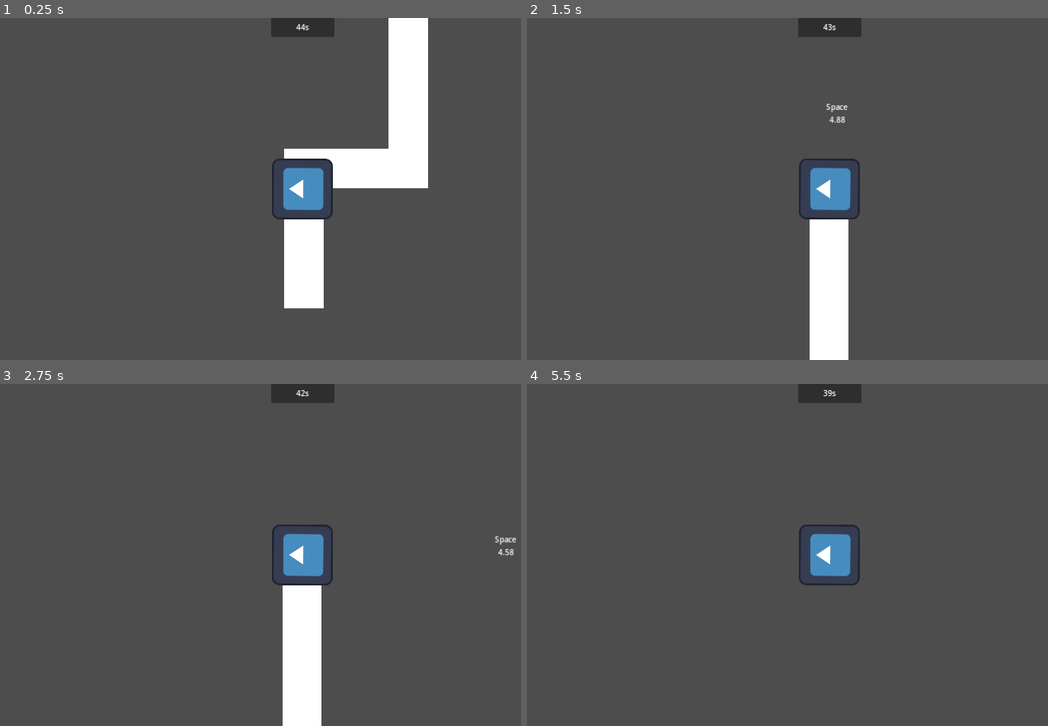
Above: before the commit, frames 1-4 (two rows, left to right).
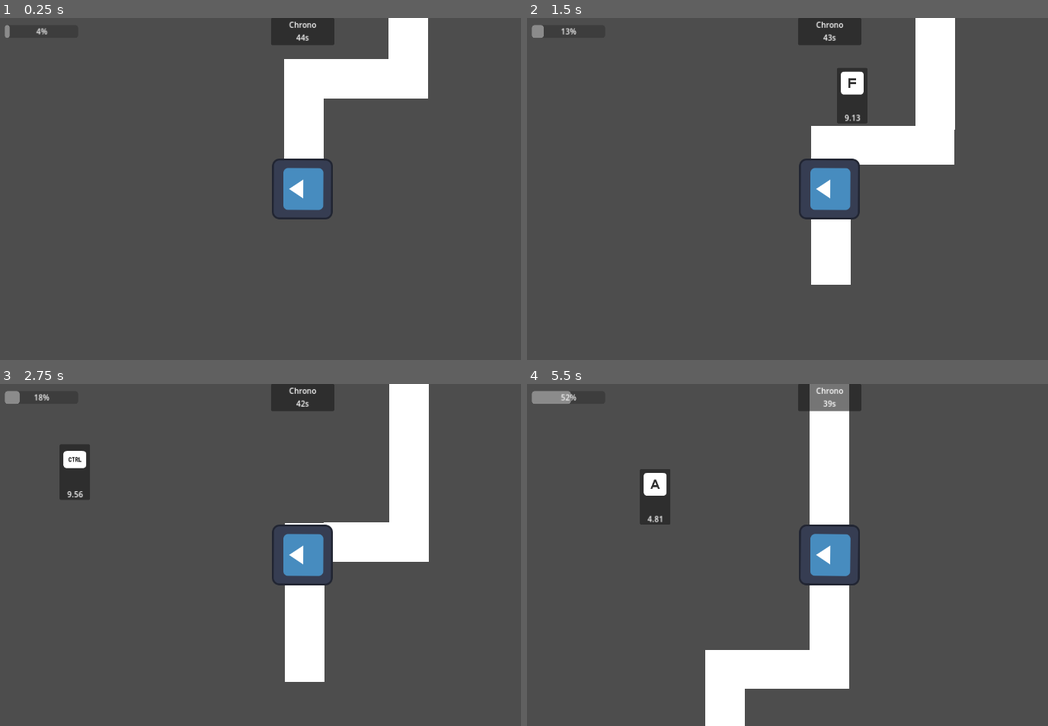
Above: after the commit, the same moments.

Repository: FiFolker/Mazespin
Game: Godot game, scene res://main.tscn
Two runs of this game, one before a commit and one after it. Both use one fixed random seed, a clock stepped at 60 frames per second and the inputs below. The engine's default icon, where the game draws it, is replaced by a stand-in: a white triangle on a blue panel in a dark square.
Inputs:
- Up to frame 1 (0.25 s): no input
- Up to frame 2 (1.5 s): tap A (current_qte, bound only before the commit) at 1.35 s
- Up to frame 3 (2.75 s): tap F (current_qte, bound only after the commit) at 1.55 s; hold Shift (current_qte, bound only after the commit) from 2.03 s (still down); tap Space (current_qte, bound only before the commit) at 2.3 s
- Up to frame 4 (5.5 s): release Shift (current_qte, bound only after the commit) at 2.78 s; tap Space (current_qte, bound only before the commit) at 2.85 s; tap Ctrl (current_qte, bound only after the commit) at 3.05 s; hold A (current_qte, bound only after the commit) 3.53-4.28 s

The runs differ from the first frame. In frame 1, 9.1% of the frame differs, in the area x 0-83%, y 1-85%; in frame 2, 8.6%; in frame 3, 8.0%; in frame 4, 9.8%, in the area x 0-65%, y 0-100%.

Commit message:
separation of qte display and qte area and the game work with multiples area, it's already playable (nice)

Diff:
--- a/Scenes/qte_area.tscn
+++ b/Scenes/qte_area.tscn
@@ -1,9 +1,9 @@
 [gd_scene load_steps=3 format=3 uid="uid://xr0cftkymv3u"]
 
-[ext_resource type="Script" path="res://Scripts/qte.gd" id="1_fv0a8"]
+[ext_resource type="Script" path="res://Scripts/qte/qte.gd" id="1_fv0a8"]
 
 [sub_resource type="RectangleShape2D" id="RectangleShape2D_6qvft"]
-size = Vector2(232, 42)
+size = Vector2(50, 50)
 
 [node name="QTEArea" type="Area2D"]
 script = ExtResource("1_fv0a8")
@@ -12,30 +12,10 @@
 [node name="CollisionShape2D" type="CollisionShape2D" parent="."]
 shape = SubResource("RectangleShape2D_6qvft")
 
-[node name="QTEDisplay" type="Control" parent="."]
-z_index = 99
-layout_mode = 3
-anchors_preset = 0
-offset_right = 40.0
-offset_bottom = 40.0
-
-[node name="VBoxContainer" type="VBoxContainer" parent="QTEDisplay"]
-layout_mode = 0
-offset_right = 40.0
-offset_bottom = 40.0
-
-[node name="KeyInfo" type="Label" parent="QTEDisplay/VBoxContainer"]
-unique_name_in_owner = true
-layout_mode = 2
-horizontal_alignment = 1
-
-[node name="RemainingTime" type="Label" parent="QTEDisplay/VBoxContainer"]
-unique_name_in_owner = true
-layout_mode = 2
-horizontal_alignment = 1
-
 [node name="QTETimer" type="Timer" parent="."]
 wait_time = 5.0
 
+[connection signal="area_entered" from="." to="." method="_on_area_entered"]
+[connection signal="area_exited" from="." to="." method="_on_area_exited"]
 [connection signal="qte_done" from="." to="." method="_on_qte_done"]
 [connection signal="timeout" from="QTETimer" to="." method="_on_qte_timer_timeout"]
--- /dev/null
+++ b/Scenes/qte_display.tscn
@@ -0,0 +1,29 @@
+[gd_scene load_steps=2 format=3 uid="uid://bvfxnyqtgg3ge"]
+
+[ext_resource type="Script" path="res://Scripts/qte/qte_display.gd" id="1_w0h3h"]
+
+[node name="CanvasLayer" type="CanvasLayer"]
+script = ExtResource("1_w0h3h")
+
+[node name="QTEDisplay" type="PanelContainer" parent="."]
+offset_right = 1.0
+offset_bottom = 54.0
+
+[node name="VBoxContainer" type="VBoxContainer" parent="QTEDisplay"]
+layout_mode = 2
+
+[node name="KeyPng" type="TextureRect" parent="QTEDisplay/VBoxContainer"]
+unique_name_in_owner = true
+layout_mode = 2
+
+[node name="KeyInfo" type="Label" parent="QTEDisplay/VBoxContainer"]
+unique_name_in_owner = true
+layout_mode = 2
+horizontal_alignment = 1
+vertical_alignment = 1
+
+[node name="RemainingTime" type="Label" parent="QTEDisplay/VBoxContainer"]
+unique_name_in_owner = true
+layout_mode = 2
+horizontal_alignment = 1
+vertical_alignment = 1
--- a/Scripts/gui.gd
+++ b/Scripts/gui/gui.gd
@@ -9,7 +9,7 @@
 
 
 # Called every frame. 'delta' is the elapsed time since the previous frame.
-func _process(delta):
+func _process(delta:float):
 	timer_label.text = array_to_min_and_sec_string(convert_sec_in_min(timer.time_left))
 
 func convert_sec_in_min(sec:float)->Array[int]:
@@ -27,5 +27,4 @@
 
 
 func _on_timer_timeout():
-	print("End of the game")
 	Engine.time_scale = 0
--- /dev/null
+++ b/Scripts/gui/progression.gd
@@ -0,0 +1,12 @@
+extends ProgressBar
+
+@onready var path_follow_2d : PathFollow2D = %PathFollow2D
+
+# Called when the node enters the scene tree for the first time.
+func _ready():
+	self.value = path_follow_2d.progress_ratio * 100
+
+
+# Called every frame. 'delta' is the elapsed time since the previous frame.
+func _process(delta:float):
+	self.value = path_follow_2d.progress_ratio * 100
--- a/Scripts/qte.gd
+++ b/Scripts/qte/qte.gd
@@ -2,12 +2,24 @@
 class_name QTEArea
 
 signal qte_done
-signal qte_win
-signal qte_lose
+signal qte_success
+signal qte_failure
 
 @export var number_of_qte:int
-@onready var key_info = %KeyInfo
-@onready var remaining_time = %RemainingTime
+
+# to display graphic with touch and time to press it
+const QTE_DISPLAY = preload("res://Scenes/qte_display.tscn")
+var qte_info : QTEDisplay
+
+var in_progress:bool = false
+
+# idk but smth like that so the timer isn't always the same and it depends of the difficulty
+# idk if i put difficulty as an option in the menu or it depends of the progression of the player
+# the more far you're are the more it's quick ???
+enum DIFFICULTY {EASY=10, MEDIUM=5, HARD=1}
+@export var difficulty : DIFFICULTY = DIFFICULTY.EASY
+
+@onready var qte_timer = $QTETimer
 
 var index_qte : int = 0
 var camera:Camera2D
@@ -18,6 +30,11 @@
 func _ready() -> void:
 	# define qte action name
 	action_name = "qte_" + OptionsValues.get_platform_as_string().to_lower()
+
+	print(InputMap.action_get_events("current_qte"))
+
+	#define timer in function of the difficulty (i have to think deeply about the difficulty)
+	qte_timer.wait_time = difficulty
 
 	# Search cameras in group "cameras"
 	camera = null
@@ -30,33 +47,29 @@
 		print("Aucune caméra trouvée dans le groupe 'cameras'")
 		return
 
-func _process(delta:float) -> void:
-	if $QTETimer.time_left > 0:
-		remaining_time.text = str($QTETimer.time_left).pad_decimals(2)
-
 func _input(event:InputEvent) -> void:
-	if event.is_action_pressed("current_qte"):
+	if event.is_action_pressed("current_qte") && in_progress:
 		clear_qte()
 		qte_done.emit()
 
 #region QTE management
 func generate_qte() -> void:
 	index_qte += 1
-	$QTEDisplay.global_position = rand_position_on_cam()
 	var key : InputEvent = get_random_key_from_pool()
-	key_info.text = key.as_text()
 	InputMap.action_add_event("current_qte", key)
-	$QTETimer.start()
+	qte_display(key.as_text(), qte_timer)
+	qte_timer.start()
+
+func qte_display(key_text:String, timer_reference:Timer) -> void:
+	qte_info = QTE_DISPLAY.instantiate()
+	qte_info.setup(key_text, timer_reference)
+	get_tree().root.add_child(qte_info)
 
 func clear_qte() -> void:
-	$QTETimer.stop()
-	key_info.text = ""
-	remaining_time.text = ""
+	qte_info.queue_free()
+	qte_timer.stop()
 	InputMap.action_erase_events("current_qte")
-	print(InputMap.action_get_events("current_qte"))
 #endregion
-
-func rand_position_on_cam() -> Vector2:
 	# Get the position x and y of the origin of the cam (top left btw)
 	var cam_pos_x : float = camera.get_screen_center_position().x - (get_viewport_rect().size.x/2)
 	var cam_pos_y : float = camera.get_screen_center_position().y - (get_viewport_rect().size.y/2)
@@ -72,13 +85,23 @@
 	var random_event : InputEvent = keys[random_index]
 	return random_event
 
+func get_area_size() -> Vector2:
+	if !($CollisionShape2D.shape is RectangleShape2D):
+		return Vector2.ZERO
+	return $CollisionShape2D.shape.size * self.scale
 
 func _on_qte_timer_timeout() -> void:
 	clear_qte()
-	qte_lose.emit()
+	qte_failure.emit()
 
 func _on_qte_done() -> void:
 	if index_qte < number_of_qte:
 		generate_qte()
 	else:
-		qte_win.emit()
+		qte_success.emit()
+
+func _on_area_entered(area):
+	in_progress = true
+
+func _on_area_exited(area):
+	in_progress = false
--- /dev/null
+++ b/Scripts/qte/qte_display.gd
@@ -0,0 +1,30 @@
+extends CanvasLayer
+class_name QTEDisplay
+
+@onready var key_info : Label = %KeyInfo
+@onready var remaining_time : Label = %RemainingTime
+@onready var key_png : TextureRect = %KeyPng
+@onready var qte_display : PanelContainer = $QTEDisplay
+
+var security_margin : float = 128
+
+var timer : Timer
+var key : String
+
+func setup(key_text:String, timer_ref:Timer):
+	key = key_text
+	timer = timer_ref
+
+func _ready():
+	qte_display.position = Vector2(randf_range(0, get_viewport().size.x - security_margin), randf_range(0, get_viewport().size.y/2))
+	var texture = load("res://Assets/Sprites/Input/"+OptionsValues.get_platform_as_string().to_lower()+"/"+key.to_lower()+".png")
+	if texture != null:
+		key_png.texture = texture
+	else:
+		key_info.text = key
+	remaining_time.text = str(timer.wait_time)
+
+# Called every frame. 'delta' is the elapsed time since the previous frame.
+func _process(delta:float):
+	if timer.time_left > 0:
+		remaining_time.text = str(timer.time_left).pad_decimals(2)
--- a/Scripts/rail.gd
+++ b/Scripts/rail.gd
@@ -6,11 +6,6 @@
 		slow_down_scale = calculate_braking_force(speed)
 
 var has_to_slow_down: bool = false
-
-# Called when the node enters the scene tree for the first time.
-func _ready():
-	print(calculate_braking_force(speed))
-
 
 # Called every frame. 'delta' is the elapsed time since the previous frame.
 func _process(delta:float):
@@ -21,24 +16,28 @@
 
 func _on_player_area_entered(area):
 	if area is QTEArea:
-		has_to_slow_down = true
 		var qte : QTEArea = area
+		var time_until_too_late = qte.number_of_qte * qte.difficulty
+		#has_to_slow_down = true
+		#print(qte.get_area_size())
+		speed /= 5
+		qte.qte_success.connect(qte_success)
 		qte.generate_qte()
-		qte.qte_win.connect(qte_success)
 
 
 func slow_down(delta:float) -> void:
-	print("slow ...")
-	speed -= delta * slow_down_scale  # Diminue progressivement
+	print("slow ... ", has_to_slow_down)
+	speed -= delta * slow_down_scale  # slow progressively
 	if speed < 0.05 :
 		speed = 0
-	print("speed : ", speed, " detla : ", delta, " slow down scale : ", slow_down_scale)
+	#print("speed : ", speed, " detla : ", delta, " slow down scale : ", slow_down_scale) debug line
 
 func qte_success() -> void:
+	print("success ", has_to_slow_down)
 	has_to_slow_down = false
-	speed = 200
+	speed *= 5
 
-func calculate_braking_force(speed: float) -> float:
+func calculate_braking_force(_speed: float) -> float:
 	var a = 0.01422529440908359703105520436145
 	var b = 1.861
-	return a * pow(speed, b)
+	return a * pow(_speed, b)
--- a/main.tscn
+++ b/main.tscn
@@ -1,7 +1,8 @@
-[gd_scene load_steps=8 format=3 uid="uid://ctbick08lhn73"]
+[gd_scene load_steps=9 format=3 uid="uid://ctbick08lhn73"]
 
-[ext_resource type="Script" path="res://Scripts/gui.gd" id="1_g0imb"]
+[ext_resource type="Script" path="res://Scripts/gui/gui.gd" id="1_g0imb"]
 [ext_resource type="PackedScene" uid="uid://xr0cftkymv3u" path="res://Scenes/qte_area.tscn" id="2_5d36x"]
+[ext_resource type="Script" path="res://Scripts/gui/progression.gd" id="2_hslwq"]
 [ext_resource type="PackedScene" uid="uid://c0tlil63xy6bk" path="res://Scenes/player.tscn" id="2_m103x"]
 [ext_resource type="Script" path="res://Scripts/rail.gd" id="3_1pt2a"]
 [ext_resource type="Script" path="res://Scripts/OptionsValues.gd" id="5_t2mrx"]
@@ -11,13 +12,17 @@
 [sub_resource type="Curve2D" id="Curve2D_reel6"]
 bake_interval = 64.0
 _data = {
-"points": PackedVector2Array(0, 0, 0, 0, 100, 50, 0, 0, 0, 0, 101, -236, 0, 0, 0, 0, 321, -236, 0, 0, 0, 0, 321.018, -282.326, 0, 0, 0, 0, 328, -1179, 0, 0, 0, 0, 328, -1176)
+"points": PackedVector2Array(0, 0, 0, 0, 100, 50, 0, 0, 0, 0, 101, -236, 0, 0, 0, 0, 321, -236, 0, 0, 0, 0, 321.018, -282.326, 0, 0, 0, 0, 328, -1179)
 }
-point_count = 6
+point_count = 5
 
 [node name="Main" type="Node2D"]
 metadata/_edit_vertical_guides_ = [640.0]
 metadata/_edit_horizontal_guides_ = [390.0]
+
+[node name="Marker2D" type="Marker2D" parent="."]
+position = Vector2(5959.18, -977.28)
+scale = Vector2(2.89, 2.89)
 
 [node name="GUI" type="CanvasLayer" parent="."]
 script = ExtResource("1_g0imb")
@@ -26,16 +31,34 @@
 anchors_preset = 5
 anchor_left = 0.5
 anchor_right = 0.5
-offset_left = -66.5
-offset_right = 66.5
-offset_bottom = 40.0
+offset_left = -66.0
+offset_right = 67.0
+offset_bottom = 57.0
 grow_horizontal = 2
 
-[node name="TimerLabel" type="Label" parent="GUI/PanelContainer"]
+[node name="VBoxContainer" type="VBoxContainer" parent="GUI/PanelContainer"]
+layout_mode = 2
+
+[node name="ChronoLabel" type="Label" parent="GUI/PanelContainer/VBoxContainer"]
+layout_mode = 2
+size_flags_vertical = 3
+text = "Chrono"
+horizontal_alignment = 1
+vertical_alignment = 2
+
+[node name="TimerLabel" type="Label" parent="GUI/PanelContainer/VBoxContainer"]
 unique_name_in_owner = true
 layout_mode = 2
+size_flags_vertical = 3
 text = "	"
 horizontal_alignment = 1
+
+[node name="ProgressBar" type="ProgressBar" parent="GUI"]
+offset_left = 15.0
+offset_top = 15.0
+offset_right = 169.0
+offset_bottom = 42.0
+script = ExtResource("2_hslwq")
 
 [node name="Chrono" type="Timer" parent="."]
 unique_name_in_owner = true
@@ -57,23 +80,38 @@
 mesh = SubResource("BoxMesh_7iiwr")
 
 [node name="MeshInstance2D3" type="MeshInstance2D" parent="Level"]
-position = Vector2(867, 206.25)
-scale = Vector2(83.0001, 328.5)
+position = Vector2(867, -80.75)
+scale = Vector2(83.0001, 902.5)
 mesh = SubResource("BoxMesh_7iiwr")
 
 [node name="QTEArea" parent="Level" instance=ExtResource("2_5d36x")]
 position = Vector2(867, 40)
+scale = Vector2(2.89, 2.89)
+number_of_qte = 2
+difficulty = 5
+
+[node name="QTEArea2" parent="Level" instance=ExtResource("2_5d36x")]
+position = Vector2(867, -529)
+scale = Vector2(2.89, 2.89)
+number_of_qte = 5
+difficulty = 1
+
+[node name="QTEArea3" parent="Level" instance=ExtResource("2_5d36x")]
+position = Vector2(651, 406)
+scale = Vector2(2.89, 2.89)
+number_of_qte = 5
 
 [node name="Path2D" type="Path2D" parent="."]
 position = Vector2(544, 647)
 curve = SubResource("Curve2D_reel6")
 
 [node name="PathFollow2D" type="PathFollow2D" parent="Path2D"]
+unique_name_in_owner = true
 position = Vector2(100, 50)
 rotation = -1.5673
 loop = false
 script = ExtResource("3_1pt2a")
-speed = 1000.0
+speed = 250.0
 
 [node name="Player" parent="Path2D/PathFollow2D" instance=ExtResource("2_m103x")]
 
Binary file added: Assets/Sprites/Input/pc/a.png
Not shown, added: Assets/Sprites/Input/pc/a.png.import
Binary file added: Assets/Sprites/Input/pc/ctrl.png
Not shown, added: Assets/Sprites/Input/pc/ctrl.png.import
Binary file added: Assets/Sprites/Input/pc/e.png
Not shown, added: Assets/Sprites/Input/pc/e.png.import
Binary file added: Assets/Sprites/Input/pc/f.png
Not shown, added: Assets/Sprites/Input/pc/f.png.import
Binary file added: Assets/Sprites/Input/pc/r.png
Not shown, added: Assets/Sprites/Input/pc/r.png.import
Binary file added: Assets/Sprites/Input/pc/shift.png
Not shown, added: Assets/Sprites/Input/pc/shift.png.import
(and 4 more such lines)
